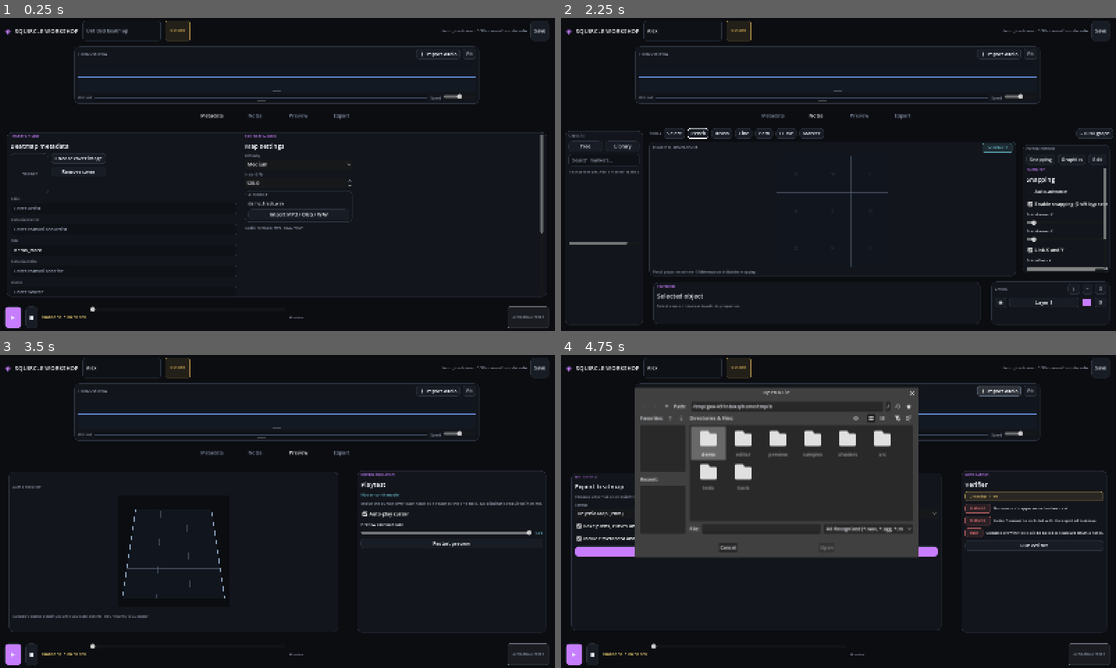
Above: before the commit, frames 1-4 (two rows, left to right).
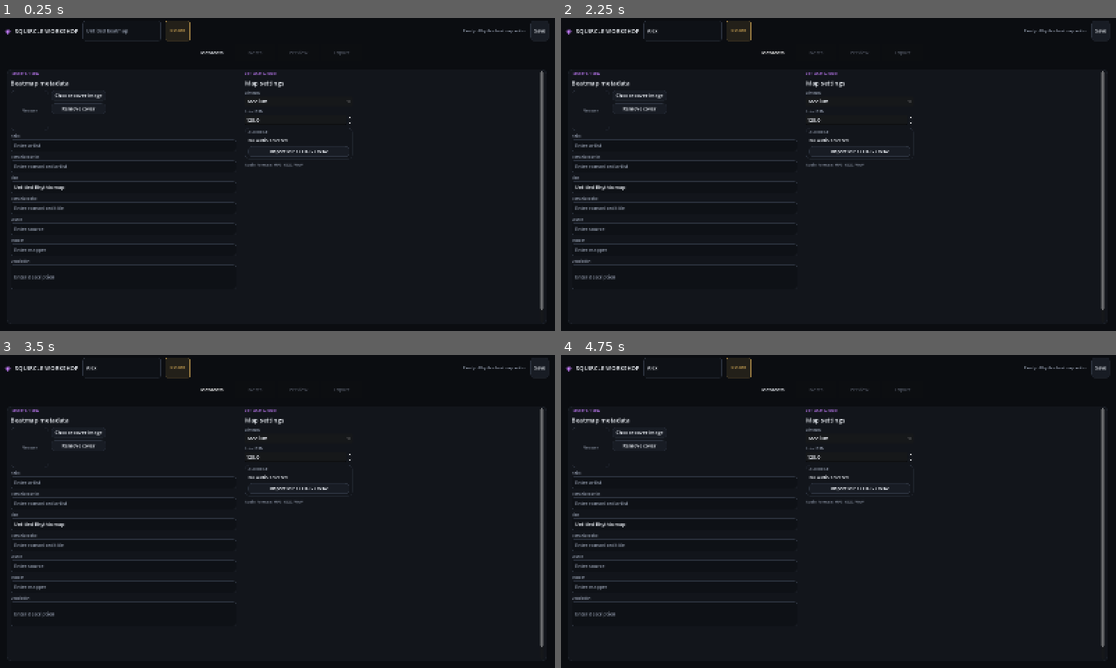
Above: after the commit, the same moments.

Repository: ev3ntHandler/squircle-workshop
Game: Godot game, scene res://editor/workshop.tscn
Same seed, same stepped clock (60 frames per second), same inputs: the game is played once before the commit and once after it. Sound files missing from this copy of the repository are replaced by a short silence.
Inputs (mouse positions are in pixels of both pictures, inside the frame that each line leads up to):
- Up to frame 1 (0.25 s): no input
- Up to frame 2 (2.25 s): click (683, 30) at 0.52 s; type "Alex" at 0.6 s; click "Metadata" at 1.25 s; click "Notes" (after the commit: "Metadata") at 2 s
- Up to frame 3 (3.5 s): click "Preview" (after the commit: "Metadata") at 2.75 s
- Up to frame 4 (4.75 s): click "Export" (after the commit: "Metadata") at 3.5 s; click (999, 389) at 4.25 s, where only the run before the commit has a clickable "＋ Import audio"

The runs differ from the first frame. In frame 1, 6.3% of the frame differs, in the area x 0-99%, y 3-100%; in frame 2, 7.5%; in frame 3, 6.9%; in frame 4, 22%.
Error after the commit: Parse Error: Cannot call the parent class' virtual function "_gui_input()" because it hasn't been defined. (res://editor/workshop_slider.gd:13)

Commit message:
Refine editor interaction and playback feedback
Co-authored-by: arena-agent <297053741+arena-agent@users.noreply.github.com>

Diff:
--- a/godot_waveform/editor/beat_grid_canvas.gd
+++ b/godot_waveform/editor/beat_grid_canvas.gd
@@ -1,10 +1,11 @@
 extends Control
 class_name BeatGridCanvas
 
-signal grid_clicked(position: Vector2)
+signal grid_clicked(position: Vector2, ctrl_pressed: bool)
 signal grid_dragged(position: Vector2)
 signal grid_hovered(position: Vector2)
 signal note_delete_requested(id: String)
+signal line_completed(start: Vector2, finish: Vector2)
 
 var notes: Array[Dictionary] = []
 var selected_id := ""
@@ -17,6 +18,11 @@
 var snap_y := 3
 var current_time := 0.0
 var approach_rate := 1.0
+var animate_notes := false
+var active_tool := "Pencil"
+var line_start := Vector2(-1.0, -1.0)
+var line_preview_position := Vector2(-1.0, -1.0)
+var line_dragging := false
 var right_dragging := false
 var right_drag_last := Vector2.ZERO
 var deleted_during_drag: Dictionary = {}
@@ -35,12 +41,13 @@
 
 func _gui_input(event: InputEvent) -> void:
 	if event is InputEventMouseMotion:
-		var hover := Vector2(
-			clampf(event.position.x / size.x, 0.0, 1.0), clampf(event.position.y / size.y, 0.0, 1.0)
-		)
+		var hover := _normalized_position(event.position)
 		ghost_position = hover
 		grid_hovered.emit(hover)
-		if Input.is_mouse_button_pressed(MOUSE_BUTTON_LEFT):
+		if line_dragging:
+			line_preview_position = hover
+			accept_event()
+		elif Input.is_mouse_button_pressed(MOUSE_BUTTON_LEFT):
 			grid_dragged.emit(hover)
 		if right_dragging and Input.is_mouse_button_pressed(MOUSE_BUTTON_RIGHT):
 			_delete_notes_along_segment(right_drag_last, event.position)
@@ -48,12 +55,22 @@
 			accept_event()
 		queue_redraw()
 	elif event is InputEventMouseButton:
-		var pos := Vector2(
-			clampf(event.position.x / size.x, 0.0, 1.0), clampf(event.position.y / size.y, 0.0, 1.0)
-		)
-		if event.button_index == MOUSE_BUTTON_LEFT and event.pressed:
-			grid_clicked.emit(pos)
-			accept_event()
+		var pos := _normalized_position(event.position)
+		if event.button_index == MOUSE_BUTTON_LEFT:
+			if event.pressed and active_tool == "Line":
+				line_start = pos
+				line_preview_position = pos
+				line_dragging = true
+				accept_event()
+			elif not event.pressed and line_dragging:
+				var finish := pos
+				if line_start.distance_to(finish) > 0.015:
+					line_completed.emit(line_start, finish)
+				cancel_line_preview()
+				accept_event()
+			elif event.pressed:
+				grid_clicked.emit(pos, event.ctrl_pressed)
+				accept_event()
 		elif event.button_index == MOUSE_BUTTON_RIGHT:
 			if event.pressed:
 				right_dragging = true
@@ -64,6 +81,20 @@
 				right_dragging = false
 				deleted_during_drag.clear()
 			accept_event()
+
+
+func _normalized_position(position: Vector2) -> Vector2:
+	return Vector2(
+		clampf(position.x / maxf(size.x, 1.0), 0.0, 1.0),
+		clampf(position.y / maxf(size.y, 1.0), 0.0, 1.0)
+	)
+
+
+func cancel_line_preview() -> void:
+	line_dragging = false
+	line_start = Vector2(-1.0, -1.0)
+	line_preview_position = Vector2(-1.0, -1.0)
+	queue_redraw()
 
 
 func _delete_notes_at(pixel_position: Vector2) -> void:
@@ -149,27 +180,27 @@
 		if not bool(visible_layers.get(layer_name, true)):
 			continue
 		var arrival := float(note.get("time", 0.0)) - current_time
-		if is_3d_preview and (arrival < 0.0 or arrival > approach_window):
-			continue
-		if not is_3d_preview:
-			arrival = 0.0
+		var opacity := 1.0
+		if animate_notes:
+			if arrival < 0.0 or arrival > approach_window:
+				continue
+			opacity = clampf(1.0 - arrival / approach_window, 0.02, 1.0)
 		var target := Vector2(float(note.get("x", 0.5)), float(note.get("y", 0.5)))
-		var progress := 1.0 - arrival / approach_window
-		var direction := (target - Vector2(0.5, 0.5)).normalized()
-		if direction.length_squared() < 0.01:
-			direction = Vector2.UP
-		var incoming := target + direction * arrival / approach_window * 0.28
-		var p := _project(incoming)
+		var p := _project(target)
 		var radius := 25.0 if not is_3d_preview else 22.0
 		var note_rect := Rect2(p - Vector2(radius, radius), Vector2(radius * 2.0, radius * 2.0))
 		var color: Color = layer_colors.get(layer_name, active_layer_color)
-		color.a = (0.18 + progress * 0.72) * float(layer_opacities.get(layer_name, 0.9))
+		color.a = opacity * float(layer_opacities.get(layer_name, 0.9))
 		draw_rect(note_rect, color, true)
 		var outline: Color = layer_colors.get(layer_name, active_layer_color)
 		outline.a = color.a
 		draw_rect(note_rect, outline, false, 2.0)
 		if str(note.get("id", "")) == selected_id or selected_ids.has(str(note.get("id", ""))):
 			draw_rect(note_rect.grow(4), Color("#f5cf67"), false, 2.0)
+	if line_start.x >= 0.0 and line_preview_position.x >= 0.0:
+		var line_color := active_layer_color
+		line_color.a = 0.52
+		draw_line(_project(line_start), _project(line_preview_position), line_color, 3.0, true)
 	if ghost_position.x >= 0.0:
 		var ghost := ghost_position
 		if snap_enabled and not Input.is_key_pressed(KEY_SHIFT):
--- a/godot_waveform/editor/bpm_graph.gd
+++ b/godot_waveform/editor/bpm_graph.gd
@@ -199,10 +199,13 @@
 			continue
 		draw_circle(pos, 7.0, Color("#0c121a"))
 		draw_circle(pos, 5.0, Color("#7ce0d2"))
+		var bpm_label := (
+			str(roundi(point.y)) if is_equal_approx(point.y, round(point.y)) else "%.2f" % point.y
+		)
 		draw_string(
 			ThemeDB.fallback_font,
 			pos + Vector2(10, -7),
-			"%.2f" % point.y,
+			bpm_label,
 			HORIZONTAL_ALIGNMENT_LEFT,
 			80,
 			11,
--- a/godot_waveform/editor/wave_select.gd
+++ b/godot_waveform/editor/wave_select.gd
@@ -22,21 +22,43 @@
 var hit_note_id := ""
 var bar_seconds := 1.0
 var fit_only := false
+var fit_dragging := false
+var divisions_per_bar := 8
+var pan_target_start := 0.0
+var pan_target_active := false
 
 
 func _ready() -> void:
 	mouse_filter = Control.MOUSE_FILTER_STOP
 	set_anchors_and_offsets_preset(Control.PRESET_FULL_RECT)
+	set_process(true)
+	if waveform != null:
+		pan_target_start = waveform.view_start
+
+
+func _process(delta: float) -> void:
+	if fit_only:
+		return
+	if pan_target_active and waveform != null:
+		var distance := absf(waveform.view_start - pan_target_start)
+		if distance < 0.00001:
+			waveform.view_start = pan_target_start
+			pan_target_active = false
+		else:
+			var blend := 1.0 - exp(-delta * 18.0)
+			waveform.view_start = lerpf(waveform.view_start, pan_target_start, blend)
 
 
 func _gui_input(event: InputEvent) -> void:
 	if fit_only:
-		if (
-			event is InputEventMouseButton
-			and event.button_index == MOUSE_BUTTON_LEFT
-			and event.pressed
-		):
-			waveform.seek_requested.emit(clampf(event.position.x / maxf(size.x, 1.0), 0.0, 1.0))
+		if event is InputEventMouseButton:
+			if event.button_index == MOUSE_BUTTON_LEFT:
+				fit_dragging = event.pressed
+				if event.pressed:
+					_seek_minimap_position(event.position.x)
+			accept_event()
+		elif event is InputEventMouseMotion and fit_dragging:
+			_seek_minimap_position(event.position.x)
 			accept_event()
 		return
 	if event is InputEventMouseButton:
@@ -46,6 +68,8 @@
 				left_moved = false
 				left_start_x = event.position.x
 				start_view = waveform.view_start
+				pan_target_start = waveform.view_start
+				pan_target_active = false
 				hit_note_id = _note_at_x(event.position.x)
 				accept_event()
 			else:
@@ -88,13 +112,23 @@
 		if left_dragging and absf(event.position.x - left_start_x) > 4.0:
 			left_moved = true
 			var span := 1.0 / maxf(waveform.zoom, 1.0)
-			waveform.view_start = clampf(
+			var raw_start := clampf(
 				start_view - (event.position.x - left_start_x) / maxf(size.x, 1.0) * span,
 				0.0,
 				1.0 - span
 			)
+			var bar_fraction := bar_seconds / maxf(duration, 0.001)
+			if bar_fraction > 0.0:
+				raw_start = round(raw_start / bar_fraction) * bar_fraction
+			pan_target_start = clampf(raw_start, 0.0, 1.0 - span)
+			pan_target_active = true
 			queue_redraw()
 			accept_event()
+
+
+func _seek_minimap_position(x: float) -> void:
+	if waveform != null:
+		waveform.seek_requested.emit(clampf(x / maxf(size.x, 1.0), 0.0, 1.0))
 
 
 func _note_at_x(x: float) -> String:
@@ -124,6 +158,8 @@
 
 
 func _draw() -> void:
+	if fit_only:
+		return
 	if waveform != null and duration > 0.0:
 		var visible_span := 1.0 / maxf(waveform.zoom, 1.0)
 		var first_bar := floori(waveform.view_start * duration / maxf(bar_seconds, 0.001))
@@ -135,8 +171,14 @@
 			var bar_ratio := bar_time / duration
 			var bar_x := (bar_ratio - waveform.view_start) / visible_span * size.x
 			draw_line(Vector2(bar_x, 0), Vector2(bar_x, size.y), Color(1.0, 1.0, 1.0, 0.48), 2.0)
-			for subdivision in range(1, 4):
-				var sub_ratio := (bar_time + bar_seconds * subdivision / 4.0) / duration
+			for subdivision in range(1, maxi(divisions_per_bar, 1)):
+				var sub_ratio := (
+					(
+						bar_time
+						+ bar_seconds * float(subdivision) / float(maxi(divisions_per_bar, 1))
+					)
+					/ duration
+				)
 				var sub_x := (sub_ratio - waveform.view_start) / visible_span * size.x
 				draw_line(
 					Vector2(sub_x, size.y * 0.22),
--- a/godot_waveform/editor/workshop.gd
+++ b/godot_waveform/editor/workshop.gd
@@ -1,9 +1,9 @@
 extends Control
 
-const SAMPLE := "res://samples/demo_track.wav"
 const GRID_SCRIPT := preload("res://editor/beat_grid_canvas.gd")
 const BPM_SCRIPT := preload("res://editor/bpm_graph.gd")
 const SELECT_SCRIPT := preload("res://editor/wave_select.gd")
+const SLIDER_SCRIPT := preload("res://editor/workshop_slider.gd")
 const INK := Color("#0b0d11")
 const PANEL := Color("#12151b")
 const PANEL_ALT := Color("#181c24")
@@ -46,6 +46,9 @@
 var tool_buttons: Dictionary = {}
 var waveform_panel: Control
 var auto_advance_badge: Control
+var audio_loaded := false
+var cue_player: AudioStreamPlayer
+var cue_timer_remaining := 0.0
 var playing := false
 var auto_advance := false
 var autoplay_cursor := true
@@ -89,19 +92,52 @@
 var selecting := false
 
 
+func _setup_cue_audio() -> void:
+	var bus_index := AudioServer.get_bus_index("WorkshopCue")
+	if bus_index < 0:
+		bus_index = AudioServer.bus_count
+		AudioServer.add_bus(bus_index)
+		AudioServer.set_bus_name(bus_index, "WorkshopCue")
+		AudioServer.set_bus_send(bus_index, "Master")
+		var reverb := AudioEffectReverb.new()
+		reverb.room_size = 0.72
+		reverb.wet = 0.32
+		reverb.dry = 0.72
+		AudioServer.add_bus_effect(bus_index, reverb)
+	cue_player.bus = "WorkshopCue"
+
+
+func _play_advance_cue(at_time: float) -> void:
+	if player == null or player.stream == null or cue_player == null:
+		return
+	cue_player.stop()
+	cue_player.stream = player.stream
+	cue_player.pitch_scale = playback_speed
+	cue_player.play(clampf(at_time, 0.0, maxf(duration - 0.2, 0.0)))
+	cue_timer_remaining = 0.18
+
+
 func _ready() -> void:
 	_build_theme()
 	player = AudioStreamPlayer.new()
 	player.name = "MusicPlayer"
 	add_child(player)
 	loader = WaveformLoader.new()
+	cue_player = AudioStreamPlayer.new()
+	cue_player.name = "AutoAdvanceCue"
+	cue_player.volume_db = -14.0
+	add_child(cue_player)
+	_setup_cue_audio()
 	_build_shell()
 	_record_history()
-	_load_audio(SAMPLE)
 	set_process(true)
 
 
 func _process(delta: float) -> void:
+	if cue_timer_remaining > 0.0:
+		cue_timer_remaining -= delta
+		if cue_timer_remaining <= 0.0 and cue_player.playing:
+			cue_player.stop()
 	if minimap != null:
 		minimap.zoom = 1.0
 		minimap.view_start = 0.0
@@ -142,6 +178,7 @@
 		mini_overlay.queue_redraw()
 	if grid != null:
 		grid.current_time = song_time
+		grid.animate_notes = playing
 		grid.approach_rate = approach_rate_value
 		var target_cursor := (
 			_cursor_for_time(song_time) if playing and autoplay_cursor else Vector2(-1, -1)
@@ -156,6 +193,7 @@
 		grid.refresh()
 	if preview_grid != null:
 		preview_grid.current_time = song_time
+		preview_grid.animate_notes = playing
 		preview_grid.approach_rate = approach_rate_value
 		preview_grid.cursor_position = grid.cursor_position
 		preview_grid.refresh()
@@ -221,6 +259,7 @@
 	var position := Vector2((cell % 3 + 0.5) / 3.0, (floori(float(cell) / 3.0) + 0.5) / 3.0)
 	_append_note(position, song_time, "Pencil")
 	last_placed_position = position
+	_auto_advance_playhead()
 	_sync_grid()
 
 
@@ -482,16 +521,16 @@
 	mini_overlay.waveform = minimap
 	mini_overlay.fit_only = true
 	minimap.add_child(mini_overlay)
-	minimap.mouse_filter = Control.MOUSE_FILTER_IGNORE
 	minimap.seek_requested.connect(_seek_ratio)
 	minirow.add_child(minimap)
 	var speed := _label("Speed", 10, MUTED)
 	minirow.add_child(speed)
-	speed_slider = HSlider.new()
+	speed_slider = _new_slider()
 	speed_slider.min_value = 0.5
 	speed_slider.max_value = 1.5
 	speed_slider.step = 0.05
 	speed_slider.value = 1.0
+	_set_slider_default(speed_slider, 1.0)
 	speed_slider.custom_minimum_size.x = 92
 	speed_slider.value_changed.connect(_on_speed_changed)
 	minirow.add_child(speed_slider)
@@ -539,12 +578,13 @@
 	bar.add_child(stop)
 	time_label = _label("00:00.000  /  00:00.000", 12, Color("#f4d675"), true)
 	bar.add_child(time_label)
-	scrub_slider = HSlider.new()
+	scrub_slider = _new_slider()
 	var scrub := scrub_slider
 	scrub.size_flags_horizontal = Control.SIZE_EXPAND_FILL
 	scrub.min_value = 0
 	scrub.max_value = 100
 	scrub.value = 0
+	_set_slider_default(scrub, 0.0)
 	scrub.value_changed.connect(_on_scrub_changed)
 	bar.add_child(scrub)
 	timeline_progress = ProgressBar.new()
@@ -571,6 +611,8 @@
 
 
 func _show_tab(tab: String) -> void:
+	if tab != "Metadata" and not audio_loaded:
+		return
 	active_tab = tab
 	var pages := {
 		"Metadata": metadata_tab, "Notes": notes_tab, "Preview": preview_tab, "Export": export_tab
@@ -579,7 +621,7 @@
 		child.visible = child == pages.get(tab)
 	for key in tab_buttons:
 		var button: Button = tab_buttons[key]
-		button.disabled = key != "Metadata" and file_path.is_empty()
+		button.disabled = key != "Metadata" and not audio_loaded
 		button.modulate = Color.WHITE if key == tab else Color(0.58, 0.62, 0.7, 1.0)
 
 
@@ -742,6 +784,7 @@
 	grid.grid_dragged.connect(_on_grid_dragged)
 	grid.grid_hovered.connect(_on_grid_hovered)
 	grid.note_delete_requested.connect(_delete_note_by_id)
+	grid.line_completed.connect(_on_line_completed)
 	gridbox.add_child(grid)
 	gridbox.add_child(
 		_label("Pencil places notes here · Shift temporarily disables snapping", 10, MUTED)
@@ -800,11 +843,12 @@
 	)
 	snapping_page.add_child(snapping_toggle)
 	snapping_page.add_child(_label("Grid divisor · X", 11, TEXT))
-	grid_x_slider = HSlider.new()
+	grid_x_slider = _new_slider()
 	grid_x_slider.min_value = 1
 	grid_x_slider.max_value = 32
 	grid_x_slider.step = 1
 	grid_x_slider.value = 3
+	_set_slider_default(grid_x_slider, 3.0)
 	var grid_x_row := HBoxContainer.new()
 	grid_x_slider.value_changed.connect(_on_grid_x_changed)
 	grid_x_slider.size_flags_horizontal = Control.SIZE_EXPAND_FILL
@@ -814,11 +858,12 @@
 	grid_x_row.add_child(grid_x_value)
 	snapping_page.add_child(grid_x_row)
 	snapping_page.add_child(_label("Grid divisor · Y", 11, TEXT))
-	grid_y_slider = HSlider.new()
+	grid_y_slider = _new_slider()
 	grid_y_slider.min_value = 1
 	grid_y_slider.max_value = 32
 	grid_y_slider.step = 1
 	grid_y_slider.value = 3
+	_set_slider_default(grid_y_slider, 3.0)
 	var grid_y_row := HBoxContainer.new()
 	grid_y_slider.value_changed.connect(_on_grid_y_changed)
 	grid_y_slider.size_flags_horizontal = Control.SIZE_EXPAND_FILL
@@ -835,10 +880,11 @@
 	link_snap.toggled.connect(_on_snap_link_toggled)
 	snapping_page.add_child(link_snap)
 	snapping_page.add_child(_label("Grid offset · X", 11, TEXT))
-	var offset_x := HSlider.new()
+	var offset_x := _new_slider()
 	offset_x.min_value = -0.5
 	offset_x.max_value = 0.5
 	offset_x.step = 0.01
+	_set_slider_default(offset_x, 0.0)
 	offset_x.value_changed.connect(
 		func(value):
 			grid.grid_offset.x = value
@@ -846,10 +892,11 @@
 	)
 	snapping_page.add_child(offset_x)
 	snapping_page.add_child(_label("Grid offset · Y", 11, TEXT))
-	var offset_y := HSlider.new()
+	var offset_y := _new_slider()
 	offset_y.min_value = -0.5
 	offset_y.max_value = 0.5
 	offset_y.step = 0.01
+	_set_slider_default(offset_y, 0.0)
 	offset_y.value_changed.connect(
 		func(value):
 			grid.grid_offset.y = value
@@ -861,7 +908,17 @@
 	for item in ["1/1", "1/2", "1/4", "1/8", "1/16", "1/32"]:
 		beat_divisor.add_item(item)
 	beat_divisor.select(3)
+	beat_divisor.item_selected.connect(
+		func(index):
+			if wave_overlay != null:
+				wave_overlay.divisions_per_bar = int(
+					beat_divisor.get_item_text(index).split("/")[1]
+				)
+				wave_overlay.queue_redraw()
+	)
 	snapping_page.add_child(beat_divisor)
+	if wave_overlay != null:
+		wave_overlay.divisions_per_bar = 8
 	options_stack.add_child(snapping_page)
 	options_pages["Snapping"] = snapping_page
 
@@ -876,11 +933,12 @@
 	graphics_page.add_child(autoplay_toggle)
 	graphics_page.add_child(_label("Cursor smoothness", 11, TEXT))
 	var smoothness_row := HBoxContainer.new()
-	var smoothness := HSlider.new()
+	var smoothness := _new_slider()
 	smoothness.min_value = 0.0
 	smoothness.max_value = 1.0
 	smoothness.step = 0.01
 	smoothness.value = 0.45
+	_set_slider_default(smoothness, 0.45)
 	smoothness.value_changed.connect(func(v): cursor_smoothness_value = v)
 	smoothness.size_flags_horizontal = Control.SIZE_EXPAND_FILL
 	smoothness_row.add_child(smoothness)
@@ -890,11 +948,12 @@
 	graphics_page.add_child(smoothness_row)
 	graphics_page.add_child(_label("Approach rate", 11, TEXT))
 	var approach_row := HBoxContainer.new()
-	var approach_rate := HSlider.new()
+	var approach_rate := _new_slider()
 	approach_rate.min_value = 0.2
 	approach_rate.max_value = 3.0
 	approach_rate.step = 0.01
 	approach_rate.value = 1.0
+	_set_slider_default(approach_rate, 1.0)
 	approach_rate.value_changed.connect(func(v): approach_rate_value = v)
 	approach_rate.size_flags_horizontal = Control.SIZE_EXPAND_FILL
 	approach_row.add_child(approach_rate)
@@ -942,9 +1001,15 @@
 	center.add_child(bottom)
 	var props := _panel()
 	props.size_flags_horizontal = Control.SIZE_EXPAND_FILL
+	props.custom_minimum_size.x = 340
+	var props_scroll := ScrollContainer.new()
+	props_scroll.size_flags_horizontal = Control.SIZE_EXPAND_FILL
+	props_scroll.size_flags_vertical = Control.SIZE_EXPAND_FILL
+	props.add_child(props_scroll)
 	var propcol := VBoxContainer.new()
-	props.add_child(propcol)
-	propcol.add_child(_section_title("Selection properties", "INSPECTOR"))
+	propcol.size_flags_horizontal = Control.SIZE_EXPAND_FILL
+	propcol.size_flags_vertical = Control.SIZE_SHRINK_BEGIN
+	props_scroll.add_child(propcol)
 	properties_panel = propcol
 	bottom.add_child(_pad(props, 12, 12, 10, 10))
 	var layerpanel := _panel()
@@ -999,10 +1064,11 @@
 	playfield.size_flags_horizontal = Control.SIZE_SHRINK_CENTER
 	playfield.size_flags_vertical = Control.SIZE_SHRINK_CENTER
 	playfield.notes = note_list
-	playfield.grid_clicked.connect(func(pos): _on_grid_clicked(pos))
+	playfield.grid_clicked.connect(func(pos, ctrl_pressed): _on_grid_clicked(pos, ctrl_pressed))
 	playfield.grid_dragged.connect(_on_grid_dragged)
 	playfield.grid_hovered.connect(_on_grid_hovered)
 	playfield.note_delete_requested.connect(_delete_note_by_id)
+	playfield.line_completed.connect(_on_line_completed)
 	col.add_child(playfield)
 	col.add_child(
 		_label(
@@ -1029,10 +1095,11 @@
 	check.toggled.connect(func(v): autoplay_cursor = v)
 	sidecol.add_child(check)
 	sidecol.add_child(_label("Preview approach rate", 11, TEXT))
-	var speed := HSlider.new()
+	var speed := _new_slider()
 	speed.min_value = 0.5
 	speed.max_value = 1.5
 	speed.value = approach_rate_value
+	_set_slider_default(speed, 1.0)
 	speed.value_changed.connect(
 		func(v):
 			approach_rate_value = v
@@ -1147,21 +1214,22 @@
 func _load_audio(path: String) -> void:
 	if path.is_empty():
 		return
-	file_path = path
 	status_label.text = "Loading waveform…"
 	var pyramid: WaveformPyramid = await loader.load_pyramid(path)
 	if pyramid == null:
 		status_label.text = "Could not load audio: " + loader.last_error
 		return
+	var stream := WaveformBaker.load_audio_stream(path)
+	if stream == null:
+		status_label.text = "Could not open audio stream: " + path.get_file()
+		return
 	waveform.pyramid = pyramid
 	minimap.pyramid = pyramid
-	var stream := WaveformBaker.load_audio_stream(path)
-	if stream != null:
-		player.stream = stream
-		duration = stream.get_length()
-		player.pitch_scale = playback_speed
-	else:
-		duration = pyramid.duration
+	file_path = path
+	audio_loaded = true
+	player.stream = stream
+	duration = stream.get_length()
+	player.pitch_scale = playback_speed
 	status_label.text = "%s · %.2fs · waveform %s" % [path.get_file(), duration, loader.last_source]
 	if audio_file_label != null:
 		audio_file_label.text = path.get_file()
@@ -1192,6 +1260,9 @@
 		bpm_graph.queue_redraw()
 	if bpm_label != null:
 		bpm_label.text = "BPM  %.2f" % bpm
+	if wave_overlay != null:
+		wave_overlay.bar_seconds = _bar_seconds()
+		wave_overlay.queue_redraw()
 	_record_history()
 
 
@@ -1246,6 +1317,10 @@
 	minimap.playback_ratio = waveform.playback_ratio
 	if time_label != null:
 		time_label.text = "%s  /  %s" % [_format_time(song_time), _format_time(duration)]
+	if scrub_slider != null:
+		scrub_slider.set_value_no_signal(100.0 * song_time / maxf(duration, 0.01))
+	if timeline_progress != null:
+		timeline_progress.value = 100.0 * song_time / maxf(duration, 0.01)
 	if player.stream != null:
 		var resume := playing
 		player.play(song_time)
@@ -1255,7 +1330,7 @@
 	_set_play_button()
 
 
-func _on_grid_clicked(position: Vector2) -> void:
+func _on_grid_clicked(position: Vector2, control_held: bool = false) -> void:
 	if current_tool == "Select":
 		var nearest := ""
 		var best := 0.07
@@ -1265,12 +1340,20 @@
 				best = d
 				nearest = str(n.id)
 		if nearest != "":
-			selected_id = nearest
-			selected_ids = [nearest]
-			_show_properties()
-			grid.selected_id = selected_id
-			grid.selected_ids = selected_ids
-			grid.refresh()
+			if control_held:
+				if selected_ids.has(nearest):
+					selected_ids.erase(nearest)
+				else:
+					selected_ids.append(nearest)
+				selected_id = selected_ids.back() if not selected_ids.is_empty() else ""
+			else:
+				selected_id = nearest
+				selected_ids = [nearest]
+		else:
+			selected_id = ""
+			selected_ids.clear()
+		_show_properties()
+		_sync_grid()
 		return
 	if current_tool == "Marker":
 		_add_marker_at_time(song_time)
@@ -1293,7 +1376,7 @@
 		brush_notes_placed = 1
 		last_brush_position = Vector2(x, y)
 		_append_note(Vector2(x, y), song_time, "Brush")
-	elif current_tool in ["Line", "Path", "Curve"] and not note_list.is_empty():
+	elif current_tool in ["Path", "Curve"] and not note_list.is_empty():
 		var start := last_placed_position
 		for i in range(1, 9):
 			var t := float(i) / 8.0
@@ -1307,10 +1390,7 @@
 	else:
 		_append_note(Vector2(x, y), song_time, current_tool)
 	last_placed_position = Vector2(x, y)
-	if auto_advance:
-		song_time += _bar_seconds()
-		if player.stream != null:
-			_seek_ratio(song_time / maxf(duration, 0.01))
+	_auto_advance_playhead()
 	_refresh_object_list()
 	_show_properties()
 	_sync_grid()
@@ -1374,8 +1454,50 @@
 		_record_history()
 
 
+func _auto_advance_playhead() -> void:
+	if not auto_advance:
+		return
+	song_time = minf(song_time + _bar_seconds(), maxf(duration, 0.0))
+	_seek_ratio(song_time / maxf(duration, 0.01))
+	_play_advance_cue(song_time)
+
+
+func _on_line_completed(start: Vector2, finish: Vector2) -> void:
+	var first := _snap_grid_position(start)
+	var last := _snap_grid_position(finish)
+	for index in range(9):
+		var ratio := float(index) / 8.0
+		var position := first.lerp(last, ratio)
+		var at_time := song_time + _bar_seconds() * ratio
+		_append_note(position, at_time, "Line", false)
+	_record_history()
+	last_placed_position = last
+	_auto_advance_playhead()
+	_sync_grid()
+
+
+func _snap_grid_position(position: Vector2) -> Vector2:
+	var snapped := position
+	if snap_enabled and not Input.is_key_pressed(KEY_SHIFT):
+		snapped.x = (
+			(round(snapped.x * grid.snap_x - grid.grid_offset.x - 0.5) + grid.grid_offset.x + 0.5)
+			/ float(grid.snap_x)
+		)
+		snapped.y = (
+			(round(snapped.y * grid.snap_y - grid.grid_offset.y - 0.5) + grid.grid_offset.y + 0.5)
+			/ float(grid.snap_y)
+		)
+	return Vector2(clampf(snapped.x, 0.02, 0.98), clampf(snapped.y, 0.02, 0.98))
+
+
 func _set_tool(tool: String) -> void:
 	current_tool = tool
+	if grid != null:
+		grid.active_tool = tool
+		grid.cancel_line_preview()
+	if preview_grid != null:
+		preview_grid.active_tool = tool
+		preview_grid.cancel_line_preview()
 	for name in tool_buttons:
 		var button: Button = tool_buttons[name]
 		var border := Color.WHITE if name == tool else BORDER
@@ -1704,11 +1826,12 @@
 	var dialog := AcceptDialog.new()
 	dialog.title = "Layer settings · %s" % str(layer.name)
 	dialog.dialog_text = "Choose the layer opacity. Color is changed from the swatch."
-	var slider := HSlider.new()
+	var slider := _new_slider()
 	slider.min_value = 0.1
 	slider.max_value = 1.0
 	slider.step = 0.05
 	slider.value = float(layer.opacity)
+	_set_slider_default(slider, 0.9)
 	slider.value_changed.connect(
 		func(value):
 			layer.opacity = value
@@ -1946,6 +2069,14 @@
 	return row
 
 
+func _new_slider() -> HSlider:
+	return SLIDER_SCRIPT.new() as HSlider
+
+
+func _set_slider_default(slider: HSlider, value: float) -> void:
+	slider.set_meta("workshop_default_value", value)
+
+
 func _button(text: String, color: Color) -> Button:
 	var b := Button.new()
 	b.text = text
--- /dev/null
+++ b/godot_waveform/editor/workshop_slider.gd
@@ -0,0 +1,13 @@
+extends HSlider
+
+
+func _gui_input(event: InputEvent) -> void:
+	if event is InputEventMouseButton and event.pressed:
+		if event.button_index == MOUSE_BUTTON_RIGHT:
+			value = clampf(float(get_meta("workshop_default_value", value)), min_value, max_value)
+			accept_event()
+			return
+		if event.button_index in [MOUSE_BUTTON_WHEEL_UP, MOUSE_BUTTON_WHEEL_DOWN]:
+			accept_event()
+			return
+	super._gui_input(event)
